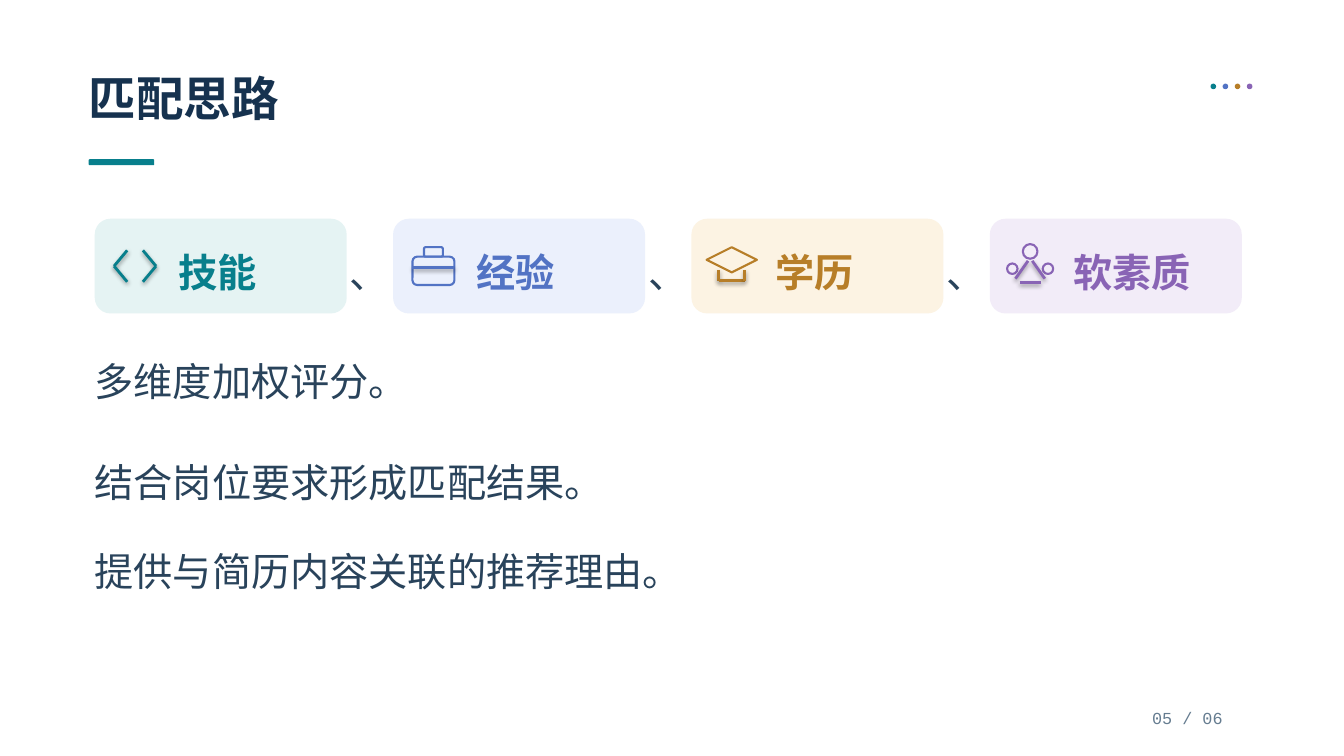
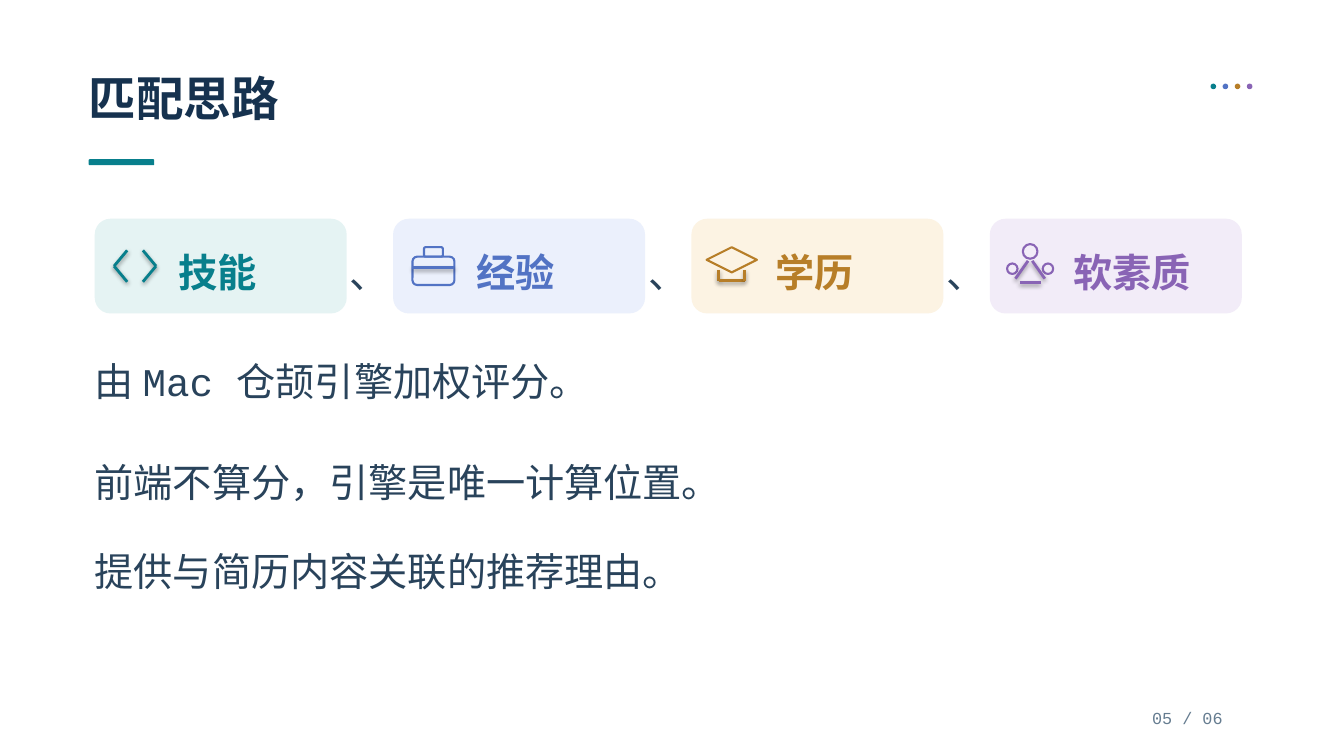
Before and after one commit to Yinjia-Chen/cangjie-resume-match, a slide deck: slide 5 of docs/presentation/opening-defense.pptx. Drawn at 1344x756 pixels with LibreOffice and Linux fonts; fonts in the diff are those of the drawing. Boxes give left, top, right and bottom in pixels: in the first picture for what was removed or moved away, otherwise in the second. Text is boxed around its words. In the diff, an @@ line names an element or a change of style, - is before the commit and + after.

```diff
--- a/docs/presentation/opening-defense.pptx
+++ b/docs/presentation/opening-defense.pptx
@@ text at <box>95,363,589,399</box>: text changed @@
-多维度加权评分。
+由 Mac 仓颉引擎加权评分。
@@ text at <box>95,464,721,501</box>: text changed @@
-结合岗位要求形成匹配结果。
+前端不算分，引擎是唯一计算位置。
```
Also in this commit, not shown: 1 other slide changed, 1 slide added, 1 slide removed, 2 other files.
